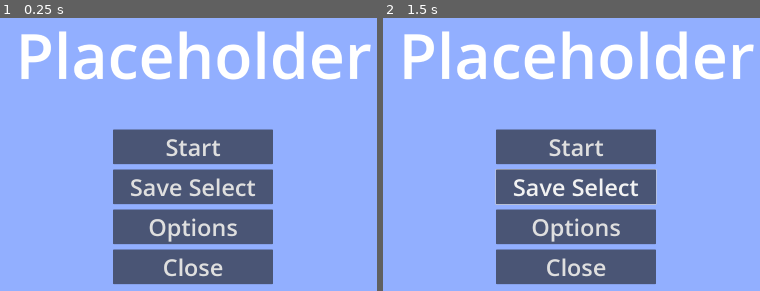
Above: before the commit, frames 1-2 (left to right).
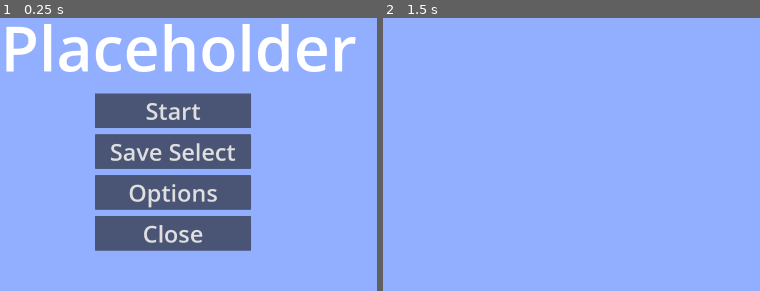
Above: after the commit, the same moments.

Repository: Teslakore1/Platformer
Game: Godot game, scene res://Scenes/1 Title Menus/Title Menu/TitleScreen.tscn
The game is run twice, just before and just after one commit, with the same random seed, the same clock (stepped at 60 frames per second) and the same inputs. The project has no main scene, so this scene is started directly.
Inputs (mouse positions are in pixels of both pictures, inside the frame that each line leads up to):
- Up to frame 1 (0.25 s): no input
- Up to frame 2 (1.5 s): click "Save Select" at 0.5 s; click (575, 225) at 1.25 s, where only the run before the commit has a clickable "Options"

The runs differ from the first frame. In frame 1, 31% of the frame differs, in the area x 1-99%, y 2-98%; in frame 2, 28%.

Commit message:
Functionality
Vsync Button works, started the FPS counter button but learned that it will need its own scene.

Diff:
--- a/Scenes/1 Title Menus/Options Menu/Options_Menu.tscn
+++ b/Scenes/1 Title Menus/Options Menu/Options_Menu.tscn
@@ -12,12 +12,6 @@
 grow_horizontal = 2
 grow_vertical = 2
 script = ExtResource("1_0235h")
-
-[node name="Background" type="ColorRect" parent="."]
-layout_mode = 0
-offset_right = 2560.0
-offset_bottom = 1440.0
-color = Color(0.247059, 0.247059, 0.247059, 1)
 
 [node name="TabContainer" type="TabContainer" parent="."]
 layout_mode = 1
@@ -47,6 +41,7 @@
 
 [node name="GridContainer" type="GridContainer" parent="TabContainer/Graphics/MarginContainer"]
 layout_mode = 2
+theme_override_constants/v_separation = 150
 columns = 2
 
 [node name="Window Mode" type="Label" parent="TabContainer/Graphics/MarginContainer/GridContainer"]
@@ -90,7 +85,7 @@
 text = "Display FPS:"
 vertical_alignment = 1
 
-[node name="FPs CheckButton" type="CheckButton" parent="TabContainer/Graphics/MarginContainer/GridContainer"]
+[node name="FPS CheckButton" type="CheckButton" parent="TabContainer/Graphics/MarginContainer/GridContainer"]
 layout_mode = 2
 size_flags_horizontal = 4
 size_flags_vertical = 4
@@ -101,6 +96,125 @@
 theme_override_font_sizes/font_size = 1
 tab_alignment = 1
 clip_tabs = false
+
+[node name="MarginContainer" type="MarginContainer" parent="TabContainer/Audio"]
+layout_mode = 1
+anchors_preset = 15
+anchor_right = 1.0
+anchor_bottom = 1.0
+grow_horizontal = 2
+grow_vertical = 2
+theme_override_constants/margin_left = 50
+theme_override_constants/margin_top = 50
+theme_override_constants/margin_right = 50
+theme_override_constants/margin_bottom = 200
+
+[node name="GridContainer" type="GridContainer" parent="TabContainer/Audio/MarginContainer"]
+layout_mode = 2
+theme_override_constants/h_separation = 100
+theme_override_constants/v_separation = 150
+columns = 2
+
+[node name="Master Volume" type="Label" parent="TabContainer/Audio/MarginContainer/GridContainer"]
+layout_mode = 2
+theme_override_font_sizes/font_size = 75
+text = "Master Volume:"
+
+[node name="Master Bar" type="GridContainer" parent="TabContainer/Audio/MarginContainer/GridContainer"]
+layout_mode = 2
+size_flags_horizontal = 3
+theme_override_constants/h_separation = 50
+columns = 3
+
+[node name="Decrease" type="Button" parent="TabContainer/Audio/MarginContainer/GridContainer/Master Bar"]
+clip_contents = true
+custom_minimum_size = Vector2(100, 150)
+layout_mode = 2
+theme_override_font_sizes/font_size = 50
+text = "-"
+
+[node name="ProgressBar" type="ProgressBar" parent="TabContainer/Audio/MarginContainer/GridContainer/Master Bar"]
+clip_contents = true
+custom_minimum_size = Vector2(1000, 150)
+layout_mode = 2
+theme_override_font_sizes/font_size = 50
+
+[node name="Increase" type="Button" parent="TabContainer/Audio/MarginContainer/GridContainer/Master Bar"]
+clip_contents = true
+custom_minimum_size = Vector2(100, 150)
+layout_mode = 2
+theme_override_font_sizes/font_size = 50
+text = "+"
+
+[node name="Music Volume" type="Label" parent="TabContainer/Audio/MarginContainer/GridContainer"]
+layout_mode = 2
+theme_override_font_sizes/font_size = 75
+text = "Music Volume:"
+
+[node name="Music Bar" type="GridContainer" parent="TabContainer/Audio/MarginContainer/GridContainer"]
+layout_mode = 2
+theme_override_constants/h_separation = 50
+columns = 3
+
+[node name="Decrease" type="Button" parent="TabContainer/Audio/MarginContainer/GridContainer/Music Bar"]
+clip_contents = true
+custom_minimum_size = Vector2(100, 150)
+layout_mode = 2
+theme_override_font_sizes/font_size = 50
+text = "-"
+
+[node name="ProgressBar" type="ProgressBar" parent="TabContainer/Audio/MarginContainer/GridContainer/Music Bar"]
+clip_contents = true
+custom_minimum_size = Vector2(1000, 150)
+layout_mode = 2
+theme_override_font_sizes/font_size = 50
+
+[node name="Increase" type="Button" parent="TabContainer/Audio/MarginContainer/GridContainer/Music Bar"]
+clip_contents = true
+custom_minimum_size = Vector2(100, 150)
+layout_mode = 2
+theme_override_font_sizes/font_size = 50
+text = "+"
+
+[node name="SFX Volume" type="Label" parent="TabContainer/Audio/MarginContainer/GridContainer"]
+layout_mode = 2
+theme_override_font_sizes/font_size = 75
+text = "SFX Volume:"
+
+[node name="SFX Bar" type="GridContainer" parent="TabContainer/Audio/MarginContainer/GridContainer"]
+layout_mode = 2
+theme_override_constants/h_separation = 50
+columns = 3
+
+[node name="Decrease" type="Button" parent="TabContainer/Audio/MarginContainer/GridContainer/SFX Bar"]
+clip_contents = true
+custom_minimum_size = Vector2(100, 150)
+layout_mode = 2
+theme_override_font_sizes/font_size = 50
+text = "-"
+
+[node name="ProgressBar" type="ProgressBar" parent="TabContainer/Audio/MarginContainer/GridContainer/SFX Bar"]
+clip_contents = true
+custom_minimum_size = Vector2(1000, 150)
+layout_mode = 2
+theme_override_font_sizes/font_size = 50
+
+[node name="Increase" type="Button" parent="TabContainer/Audio/MarginContainer/GridContainer/SFX Bar"]
+clip_contents = true
+custom_minimum_size = Vector2(100, 150)
+layout_mode = 2
+theme_override_font_sizes/font_size = 50
+text = "+"
+
+[node name="Music On_Off" type="Label" parent="TabContainer/Audio/MarginContainer/GridContainer"]
+layout_mode = 2
+theme_override_font_sizes/font_size = 75
+text = "Music On/Off:"
+
+[node name="Music Button" type="CheckButton" parent="TabContainer/Audio/MarginContainer/GridContainer"]
+clip_contents = true
+layout_mode = 2
+size_flags_horizontal = 0
 
 [node name="Gameplay" type="TabBar" parent="TabContainer"]
 visible = false
@@ -127,4 +241,6 @@
 
 [connection signal="item_selected" from="TabContainer/Graphics/MarginContainer/GridContainer/WM-OptionButton" to="TabContainer/Graphics/MarginContainer/GridContainer/WM-OptionButton" method="_on_item_selected"]
 [connection signal="item_selected" from="TabContainer/Graphics/MarginContainer/GridContainer/Res-OptionButton" to="TabContainer/Graphics/MarginContainer/GridContainer/Res-OptionButton" method="_on_item_selected"]
+[connection signal="pressed" from="TabContainer/Graphics/MarginContainer/GridContainer/Vsync CheckButton" to="." method="_on_vsync_check_button_pressed"]
+[connection signal="pressed" from="TabContainer/Graphics/MarginContainer/GridContainer/FPS CheckButton" to="." method="_on_fps_check_button_pressed"]
 [connection signal="pressed" from="Button" to="." method="_on_button_pressed"]
--- a/Scenes/1 Title Menus/Options Menu/Scripts/Options_Menu.gd
+++ b/Scenes/1 Title Menus/Options Menu/Scripts/Options_Menu.gd
@@ -13,3 +13,17 @@
 
 func _on_button_pressed():
 	hide()
+	$"../Button Container".show()
+	$"../Game Title".show()
+
+
+func _on_vsync_check_button_pressed():
+	if $"TabContainer/Graphics/MarginContainer/GridContainer/Vsync CheckButton".is_pressed():
+		DisplayServer.window_set_vsync_mode(DisplayServer.VSYNC_ENABLED)
+	else:
+		DisplayServer.window_set_vsync_mode(DisplayServer.VSYNC_DISABLED)
+
+
+func _on_fps_check_button_pressed():
+	#if $"TabContainer/Graphics/MarginContainer/GridContainer/FPS CheckButton".ispressed():
+	pass
--- a/Scenes/1 Title Menus/Title Menu/Scripts/TitleScreen.gd
+++ b/Scenes/1 Title Menus/Title Menu/Scripts/TitleScreen.gd
@@ -12,9 +12,13 @@
 
 # BS Functions added for button funtion in order the buttons show up on the title menu.
 func _on_save_select_button_pressed():
+	$"Button Container".hide()
+	$"Game Title".hide()
 	$GameSaves.show()
 
 func _on_options_button_pressed():
+	$"Button Container".hide()
+	$"Game Title".hide()
 	$OptionsMenu.show()
 
 func _on_close_button_pressed():
--- a/Scenes/1 Title Menus/Title Menu/TitleScreen.tscn
+++ b/Scenes/1 Title Menus/Title Menu/TitleScreen.tscn
@@ -19,51 +19,6 @@
 offset_bottom = 1440.0
 color = Color(0.572549, 0.686275, 1, 1)
 
-[node name="Game Title" type="Label" parent="."]
-layout_mode = 0
-offset_left = 776.0
-offset_top = 208.0
-offset_right = 1916.0
-offset_bottom = 481.0
-theme_override_font_sizes/font_size = 200
-text = "Placeholder"
-
-[node name="Start Button" type="Button" parent="."]
-layout_mode = 0
-offset_left = 1088.0
-offset_top = 584.0
-offset_right = 1600.0
-offset_bottom = 695.0
-theme_override_font_sizes/font_size = 75
-text = "Start"
-
-[node name="Save Select Button" type="Button" parent="."]
-layout_mode = 0
-offset_left = 1088.0
-offset_top = 712.0
-offset_right = 1600.0
-offset_bottom = 823.0
-theme_override_font_sizes/font_size = 75
-text = "Save Select"
-
-[node name="Options Button" type="Button" parent="."]
-layout_mode = 0
-offset_left = 1088.0
-offset_top = 840.0
-offset_right = 1600.0
-offset_bottom = 951.0
-theme_override_font_sizes/font_size = 75
-text = "Options"
-
-[node name="Close Button" type="Button" parent="."]
-layout_mode = 0
-offset_left = 1088.0
-offset_top = 968.0
-offset_right = 1600.0
-offset_bottom = 1079.0
-theme_override_font_sizes/font_size = 75
-text = "Close"
-
 [node name="OptionsMenu" parent="." instance=ExtResource("2_weie3")]
 visible = false
 layout_mode = 1
@@ -72,6 +27,54 @@
 visible = false
 layout_mode = 1
 
-[connection signal="pressed" from="Save Select Button" to="." method="_on_save_select_button_pressed"]
-[connection signal="pressed" from="Options Button" to="." method="_on_options_button_pressed"]
-[connection signal="pressed" from="Close Button" to="." method="_on_close_button_pressed"]
+[node name="Game Title" type="Label" parent="."]
+layout_mode = 2
+offset_left = 728.0
+offset_top = 184.0
+offset_right = 1868.0
+offset_bottom = 457.0
+theme_override_font_sizes/font_size = 200
+text = "Placeholder"
+
+[node name="Button Container" type="VBoxContainer" parent="."]
+clip_contents = true
+custom_minimum_size = Vector2(500, 0)
+layout_mode = 1
+anchors_preset = 8
+anchor_left = 0.5
+anchor_top = 0.5
+anchor_right = 0.5
+anchor_bottom = 0.5
+offset_left = -250.0
+offset_top = -252.0
+offset_right = 250.0
+offset_bottom = 252.0
+grow_horizontal = 2
+grow_vertical = 2
+size_flags_horizontal = 6
+size_flags_vertical = 4
+theme_override_constants/separation = 20
+
+[node name="Start Button" type="Button" parent="Button Container"]
+layout_mode = 2
+theme_override_font_sizes/font_size = 75
+text = "Start"
+
+[node name="Save Select Button" type="Button" parent="Button Container"]
+layout_mode = 2
+theme_override_font_sizes/font_size = 75
+text = "Save Select"
+
+[node name="Options Button" type="Button" parent="Button Container"]
+layout_mode = 2
+theme_override_font_sizes/font_size = 75
+text = "Options"
+
+[node name="Close Button" type="Button" parent="Button Container"]
+layout_mode = 2
+theme_override_font_sizes/font_size = 75
+text = "Close"
+
+[connection signal="pressed" from="Button Container/Save Select Button" to="." method="_on_save_select_button_pressed"]
+[connection signal="pressed" from="Button Container/Options Button" to="." method="_on_options_button_pressed"]
+[connection signal="pressed" from="Button Container/Close Button" to="." method="_on_close_button_pressed"]
